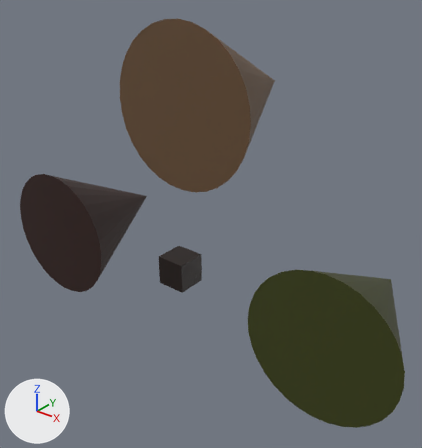
Before and after pictures for a commit that changed the Blender file Assets/Blender/camp.blend.
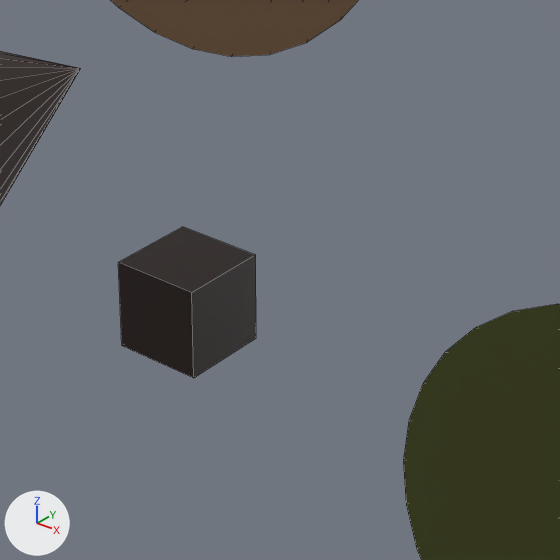
Old and new are each drawn whole from a camera (50 mm lens) standing at (-8.69, -5.06, 6.06) and looking at (-13.29, 0.68, 2.5) and again close up on the part from 29% to 70% of the width and 39% to 78% of the height. Every picture has the same lights, and +X, +Y and +Z are marked at lower left. The close-ups show mesh edges as thin lines.

Names of what the first close-up shows: 'Camp'.
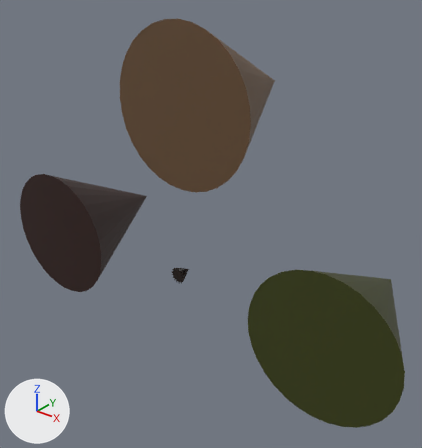
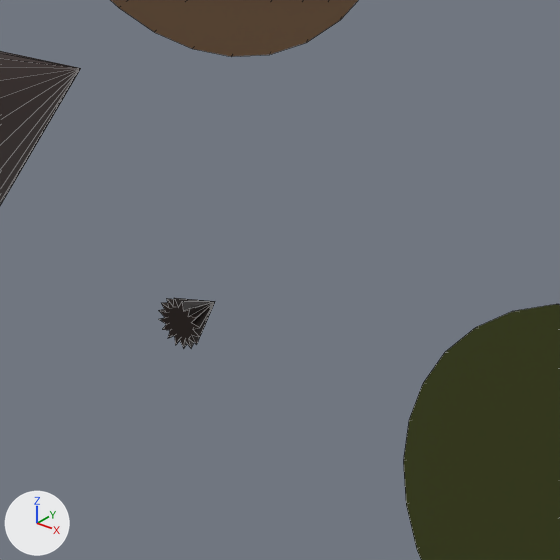
What the commit changed:
me_cube is used by ob_camp; location (-13.296, -0.15, 2.001); scale (0.206, 0.206, 0.206).
Verts and faces of me_cube; kept vertices keep their numbers, new ones are numbered from 107.
Before the commit, vertices of me_cube: 0 (0.6, 2.3, -1.0) at pixel (256, 338), 1 (0.6, 2.3, 1.0) at pixel (255, 254), 2 (0.6, 0.3, -1.0) at pixel (193, 378), 3 (0.6, 0.3, 1.0) at pixel (191, 292), 4 (-1.4, 2.3, -1.0).
Before the commit, vertices of me_cube: 5 (-1.4, 2.3, 1.0) at pixel (182, 226), 6 (-1.4, 0.3, -1.0) at pixel (121, 345), 7 (-1.4, 0.3, 1.0) at pixel (118, 262).
me_cube had 107 vertices, 105 faces and spanned x -16.9..15.5, y 0.3..10.0, z -5.6..16.0.
me_cube now has 132 vertices, 132 faces and spans x -16.9..15.5, y 0.3..10.0, z -5.6..16.0.
me_cube part 1: a new loose piece of 33 vertices spanning x -0.6..0.6, y 0.6..1.7, z -0.6..0.5, in mat_material_007 (black #1d0f09).
Part 2, on me_cube:
Vertices deleted: 0 to 7 (with the faces that use them).

Changed parts and their boxes [x1, y1, x2, y2] in the close-ups (560 x 560 px):
part 1 of me_cube, added (black): after [159, 298, 215, 348]
part 2 of me_cube, deleted (black): before [118, 227, 256, 378]
